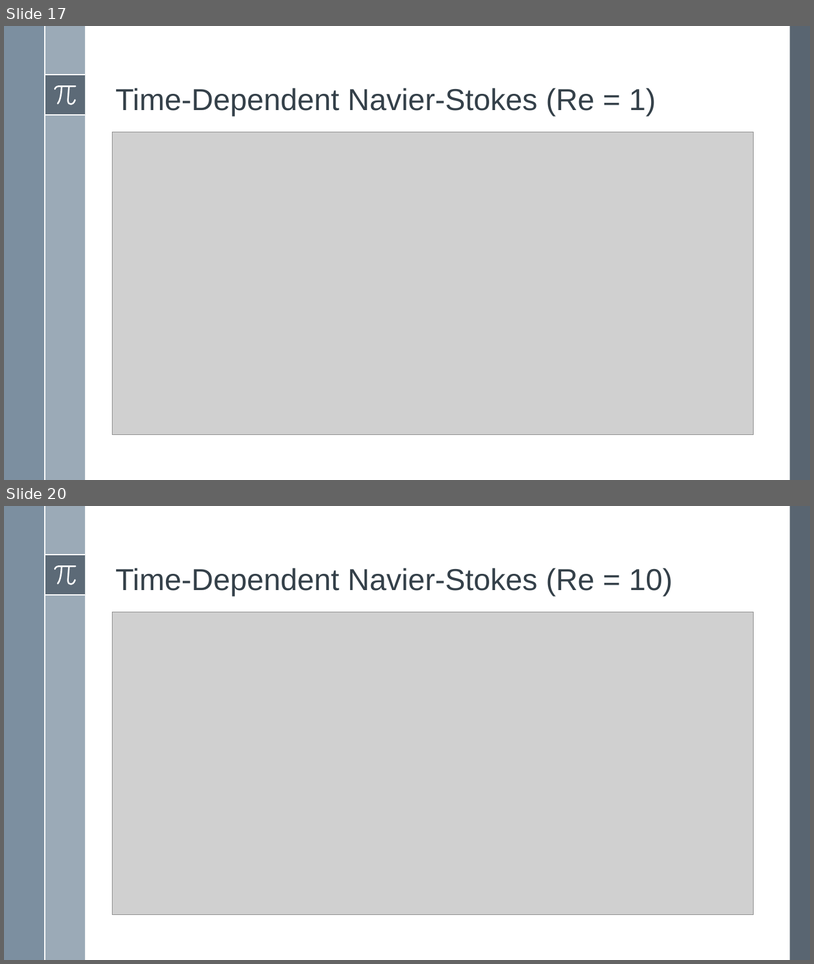
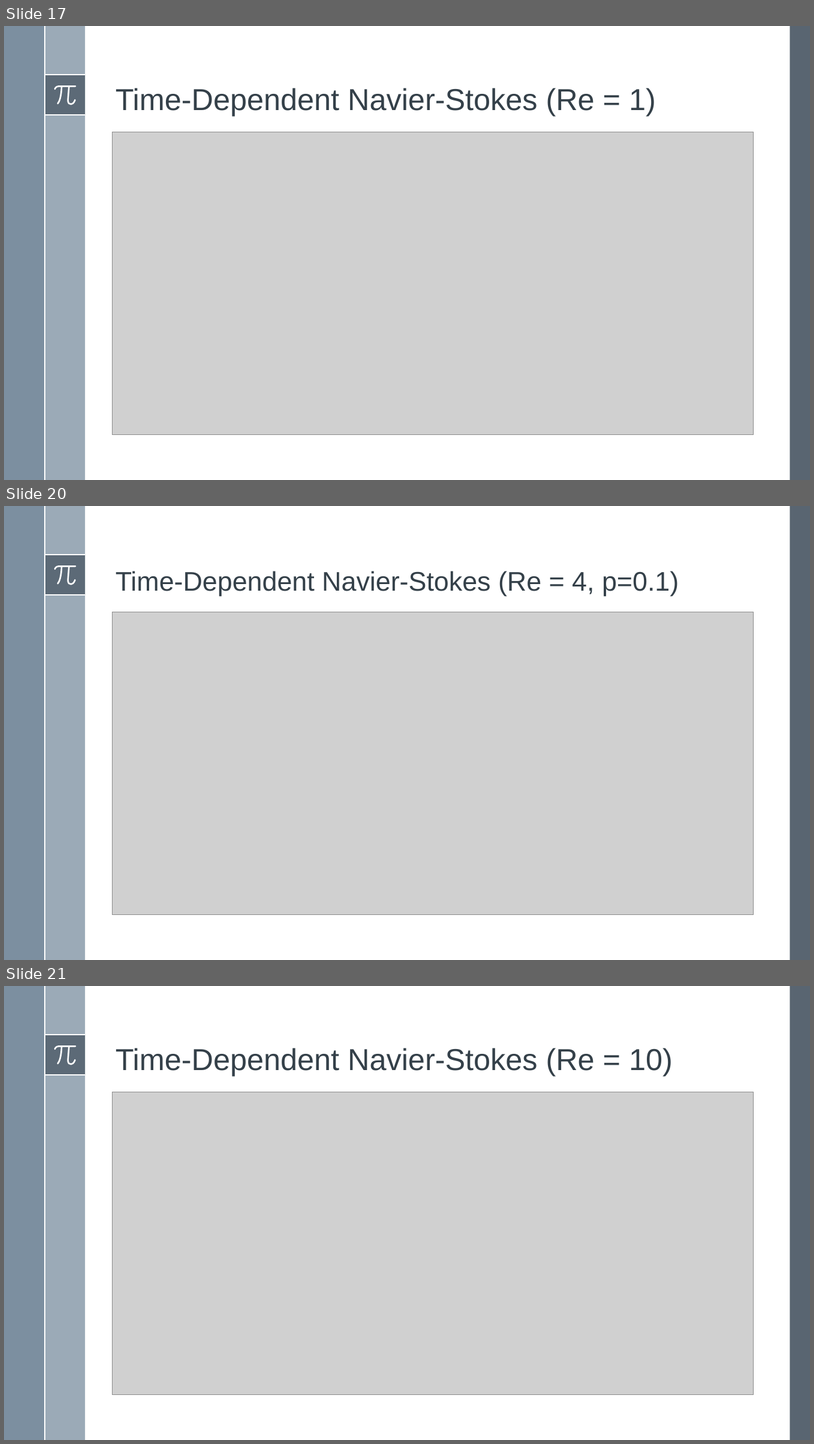
Before and after one commit to simone-fdr/navier-stokes, a slide deck: Presentatione_NMPDE_Navier_Stokes_temp.pptx. Shown one above the other, each under a label of ours: slides 17 and 20 before the commit, slides 17, 20 and 21 after it; the slides between them are not shown. The pictures are 814x964 and 814x1444 pixels, drawn with LibreOffice and Linux fonts; fonts in the diff are those of the drawing; grey boxes stand for pictures. Boxes give left, top, right and bottom in pixels: in the first picture for what was removed or moved away, otherwise in the second. Text is boxed around its words. In the diff, an @@ line names an element or a change of style, - is before the commit and + after.

```diff
--- a/Presentatione_NMPDE_Navier_Stokes_temp.pptx
+++ b/Presentatione_NMPDE_Navier_Stokes_temp.pptx
@@ slide 20 added at [4, 506, 810, 960], background #FFFFFF; not listed: 8 template elements that a slide beside it also shows @@
@@ title added at [116, 571, 679, 596], 32 pt, text #35404A @@
+Time-Dependent Navier-Stokes (Re = 4, p=0.1)
@@ picture added at [112, 612, 754, 915] @@
@@ what was slide 20 is now slide 21 @@
```
Also in this commit, not shown: 4 slides changed.
